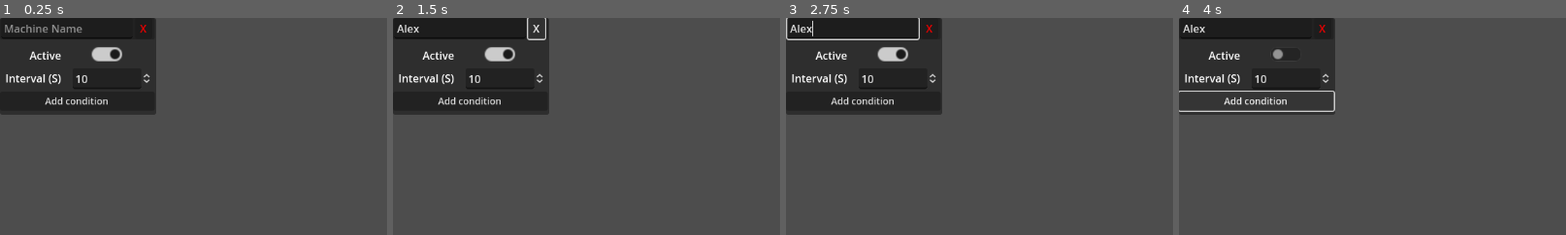
Above: before the commit, frames 1-4 (left to right).
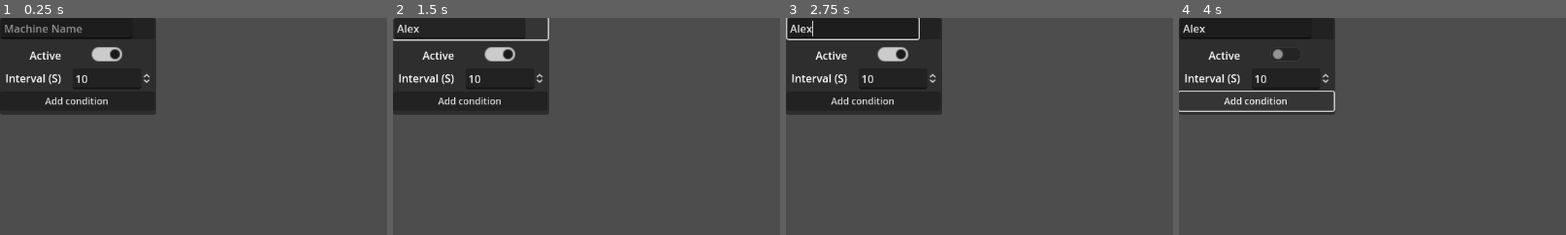
Above: after the commit, the same moments.

Repository: Carth501/The-Big-Grid
Game: Godot game, scene res://scenes/display/ActionMachineEditor.tscn
Same seed, same stepped clock (60 frames per second), same inputs: the game is played once before the commit and once after it. This scene is started directly instead of the project's main scene.
Inputs (mouse positions are % of the whole screen's width and height, from its top left):
- Up to frame 1 (0.25 s): no input
- Up to frame 2 (1.5 s): click (9, 2) at 0.52 s; type "Alex" at 0.6 s; click (19, 2) at 1.25 s, where only the run before the commit has a clickable "X"
- Up to frame 3 (2.75 s): click (10, 2) at 2 s
- Up to frame 4 (4 s): click (14, 8) at 2.75 s; click "Add condition" at 3.5 s
The pictures show only the part of the screen within x 0-50%, y 0-50%; the shares and areas given below are measured in that part.

The runs differ from the first frame. In frame 1, less than 0.1% of the frame differs, in the area x 36-38%, y 3-7%; in frame 2, 0.5%, in the area x 0-41%, y 0-11%; in frame 3, less than 0.1%; in frame 4, less than 0.1%.
Error in both runs: Cannot call method 'set_name' on a null value. (res://scripts/display/ActionMachineEditor.gd:30)

Commit message:
Add audio controllers for sound effects

Diff:
--- a/data/actions.json
+++ b/data/actions.json
@@ -40,7 +40,8 @@
 			"iron_ingot": {
 				"deltas": [-10]
 			}
-		}
+		},
+		"audio": "bubbling"
 	},
 	"extract_coal": {
 		"changes": {
@@ -55,7 +56,8 @@
 			"iron_ingot": {
 				"deltas": [-10]
 			}
-		}
+		},
+		"audio": "mining"
 	},
 	"extract_hematite": {
 		"changes":{
@@ -70,7 +72,8 @@
 			"iron_ingot": {
 				"deltas": [-15]
 			}
-		}
+		},
+		"audio": "mining"
 	},
 	"extract_magnitite": {
 		"changes":{
@@ -85,7 +88,8 @@
 			"iron_ingot": {
 				"deltas": [-6]
 			}
-		}
+		},
+		"audio": "mining"
 	},
 	"extract_bornite": {
 		"changes":{
@@ -103,7 +107,8 @@
 			"iron_ingot": {
 				"deltas": [-8]
 			}
-		}
+		},
+		"audio": "mining"
 	},
 	"extract_bauxite": {
 		"changes":{
@@ -121,7 +126,8 @@
 			"iron_ingot": {
 				"deltas": [-12]
 			}
-		}
+		},
+		"audio": "mining"
 	},
 	"extract_native_gold": {
 		"changes":{
@@ -139,7 +145,8 @@
 			"iron_ingot": {
 				"deltas": [-79]
 			}
-		}
+		},
+		"audio": "mining"
 	},
 	"refine_hematite": {
 		"changes":{
--- a/project.godot
+++ b/project.godot
@@ -27,6 +27,7 @@
 Save_Handler_Single="*res://scripts/singletons/SaveHandler.gd"
 Objectives_Table_Single="*res://scripts/singletons/ObjectivesTable.gd"
 ObjectivesTextsSingle="*res://scripts/singletons/ObjectivesTexts.gd"
+AudioEffectControllerSingle="*res://scripts/singletons/AudioEffectController.gd"
 
 [display]
 
--- a/scenes/Game.tscn
+++ b/scenes/Game.tscn
@@ -24,6 +24,9 @@
 [ext_resource type="Script" path="res://scripts/logic/ObjectiveSystem.gd" id="14_lsg5e"]
 [ext_resource type="Script" path="res://scripts/CurrentObjectiveLine.gd" id="15_3ikv4"]
 [ext_resource type="Script" path="res://scenes/PauseMenu.gd" id="15_pb3et"]
+[ext_resource type="AudioStream" uid="uid://spu70ttwko4c" path="res://sound/effects/Mining_Drilling - The Big Grid.ogg" id="17_8qotj"]
+[ext_resource type="Script" path="res://scripts/display/feedback/SoundEffect.gd" id="18_m7ho0"]
+[ext_resource type="AudioStream" uid="uid://b2t72h31ipq2l" path="res://sound/effects/Bubbling - The Big Grid.ogg" id="19_pcg51"]
 
 [node name="Game" type="Node" node_paths=PackedStringArray("supply_collection", "action_manager", "machine_factory", "save_file_panel", "save_file_name")]
 script = ExtResource("1_kvsp4")
@@ -397,6 +400,20 @@
 
 [node name="WorkersDelight" type="AudioStreamPlayer" parent="Display/MusicSystem"]
 stream = ExtResource("12_dwipf")
+
+[node name="SoundEffects" type="Node" parent="Display"]
+
+[node name="Mining" type="AudioStreamPlayer" parent="Display/SoundEffects"]
+stream = ExtResource("17_8qotj")
+bus = &"Effects"
+script = ExtResource("18_m7ho0")
+id = "mining"
+
+[node name="Bubbling" type="AudioStreamPlayer" parent="Display/SoundEffects"]
+stream = ExtResource("19_pcg51")
+bus = &"Effects"
+script = ExtResource("18_m7ho0")
+id = "bubbling"
 
 [node name="Logic" type="Node" parent="."]
 
--- a/scenes/display/ActionMachineEditor.tscn
+++ b/scenes/display/ActionMachineEditor.tscn
@@ -52,14 +52,6 @@
 offset_bottom = 31.0
 placeholder_text = "Machine Name"
 
-[node name="RefundMachine" type="Button" parent="Panel/VFlowContainer/Header"]
-layout_mode = 0
-offset_left = 201.0
-offset_right = 226.0
-offset_bottom = 31.0
-theme_override_colors/font_color = Color(0.941176, 0, 0, 1)
-text = "X"
-
 [node name="ActiveSwitch" type="Control" parent="Panel/VFlowContainer"]
 custom_minimum_size = Vector2(0, 35)
 layout_mode = 2
@@ -113,7 +105,6 @@
 theme_override_constants/separation = 45
 
 [connection signal="text_changed" from="Panel/VFlowContainer/Header/LineEdit" to="." method="set_machine_name"]
-[connection signal="pressed" from="Panel/VFlowContainer/Header/RefundMachine" to="." method="refund_machine"]
 [connection signal="toggled" from="Panel/VFlowContainer/ActiveSwitch/CheckButton" to="." method="set_running"]
 [connection signal="value_changed" from="Panel/VFlowContainer/IntervalControl/OperationRateField" to="." method="set_interval"]
 [connection signal="pressed" from="Panel/VFlowContainer/AddConditionButton" to="." method="request_additional_condition"]
--- a/scripts/display/ActionButton.gd
+++ b/scripts/display/ActionButton.gd
@@ -4,6 +4,7 @@
 
 var id : String
 var action : Action
+var audio_stream : Sound_Effect
 
 func set_id(new_id : String):
 	id = new_id
@@ -14,6 +15,11 @@
 	action.update_action_name.connect(change_label)
 	change_label(action.get_translation_text())
 	set_enabled(action.available)
+	if(action.audio != null):
+		var directory = AudioEffectControllerSingle.directory
+		if(directory.has(action.audio)):
+			audio_stream = directory[action.audio]
+			trigger.connect(audio_stream.play)
 
 func disconnect_action():
 	action.update_availability.disconnect(set_enabled)
--- a/scripts/display/AudioCustomBinding.gd
+++ b/scripts/display/AudioCustomBinding.gd
@@ -1,4 +1,4 @@
-extends AudioStreamPlayer
+class_name Audio_Custom_Binding extends AudioStreamPlayer
 
 func play_audio():
 	play()
--- /dev/null
+++ b/scripts/display/feedback/SoundEffect.gd
@@ -0,0 +1,15 @@
+class_name Sound_Effect extends AudioStreamPlayer
+
+@export var id : String
+
+func _ready() -> void:
+	if(id == null):
+		push_error("no id provided for SoundEffect")
+	var directory = AudioEffectControllerSingle.directory
+	if(directory.has(id)):
+		push_error(str("sound effect id ", id, " already exists"))
+	else:
+		directory[id]=self
+
+func play_audio():
+	play()
--- a/scripts/logic/Action.gd
+++ b/scripts/logic/Action.gd
@@ -21,6 +21,7 @@
 var automation_hover := true
 var automation_focus := false
 var tags : Array[String] = []
+var audio : String
 
 func setup(package : Dictionary):
 	if(!package.has("id")):
@@ -42,6 +43,8 @@
 		supplies[supply_id] = supply
 		supply.update_value.connect(process_availability)
 		supply.activate()
+	if(ActionsSingle.data[id].has("audio")):
+		audio = ActionsSingle.data[id].audio
 	process_availability()
 	string_data = ActionTranslatorSingle.data[id]
 	write_translation_text()
--- /dev/null
+++ b/scripts/singletons/AudioEffectController.gd
@@ -0,0 +1,3 @@
+extends Node
+
+@export var directory : Dictionary
Not shown: 1 places in scenes/Game.tscn that only renumber resources
